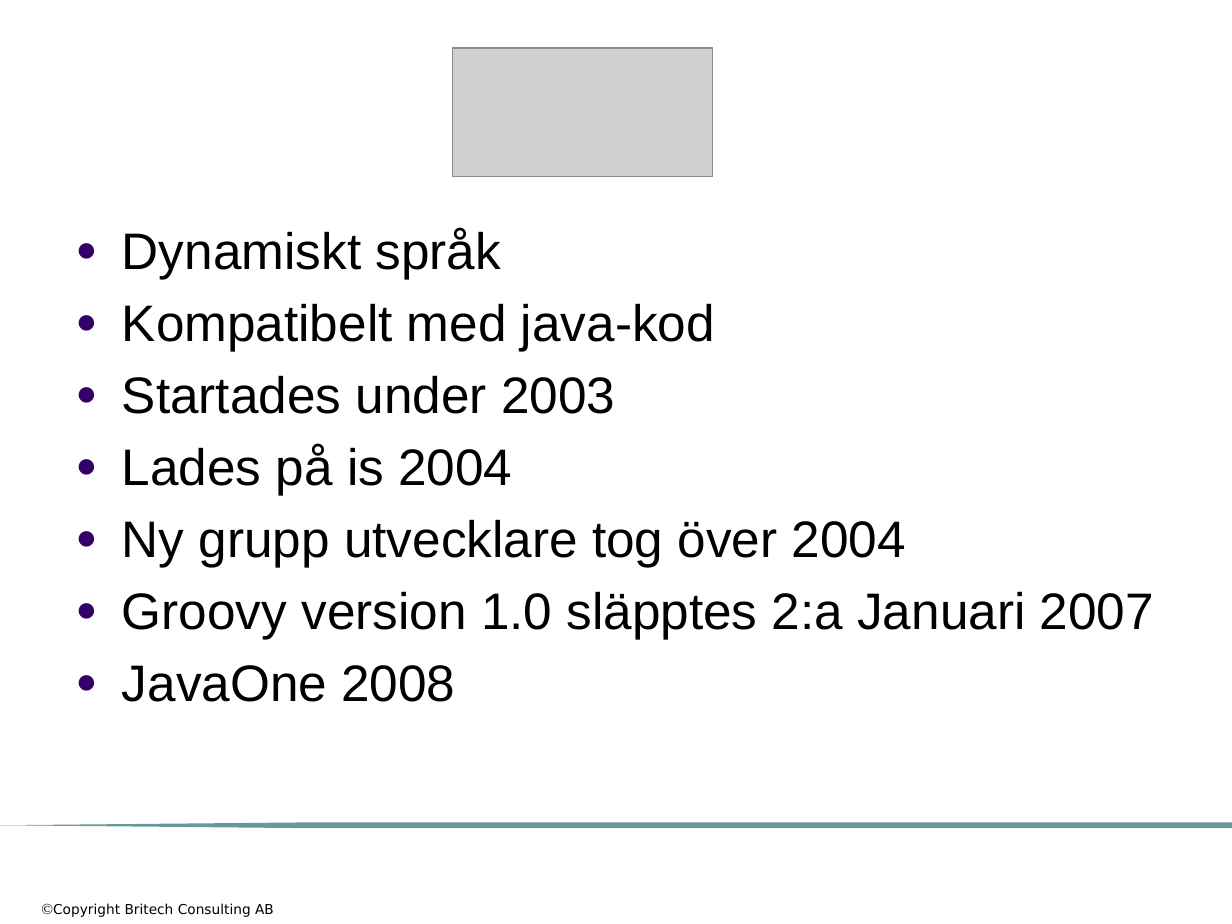
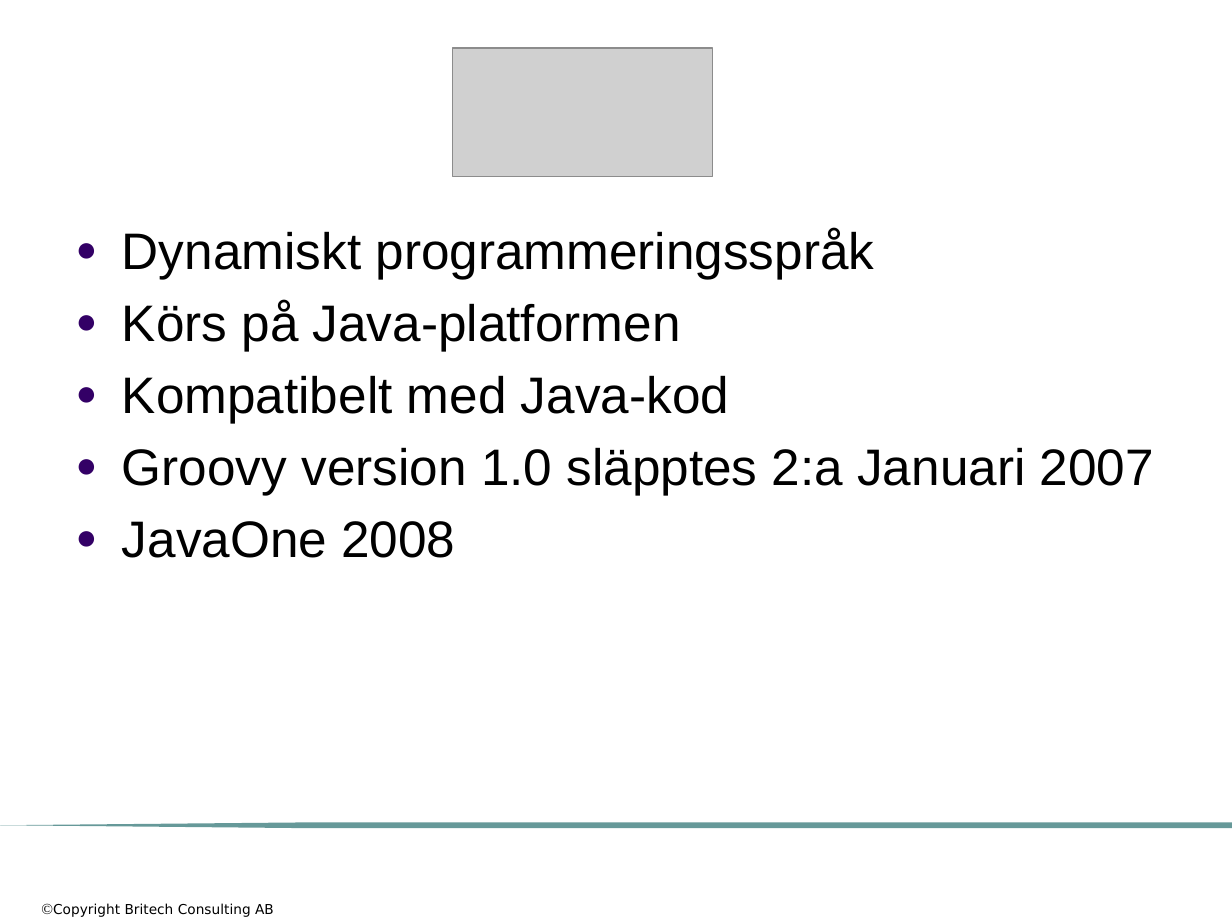
Before and after one commit to me97esn/groovyseminarium, a slide deck: slide 3 of groovyseminarie/dokument/groovyseminarium_source_w_logo.pptx (slide 2 before the commit). Drawn at 1232x924 pixels with LibreOffice and Linux fonts; fonts in the diff are those of the drawing; grey boxes stand for pictures; background and template pictures are left out. Boxes give left, top, right and bottom in pixels: in the first picture for what was removed or moved away, otherwise in the second. Text is boxed around its words. In the diff, an @@ line names an element or a change of style, - is before the commit and + after.

```diff
--- a/groovyseminarie/dokument/groovyseminarium_source_w_logo.pptx
+++ b/groovyseminarie/dokument/groovyseminarium_source_w_logo.pptx
@@ text at (x1=122, y1=228, x2=875, y2=423): text changed @@
-● Dynamiskt språk
-● Kompatibelt med java-kod
-● Startades under 2003
-● Lades på is 2004
-● Ny grupp utvecklare tog över 2004
+● Dynamiskt programmeringsspråk
+● Körs på Java-platformen
+● Kompatibelt med Java-kod
```
Also in this commit, not shown: 7 other slides changed, 1 slide added, 3 slides removed, 5 other files.
